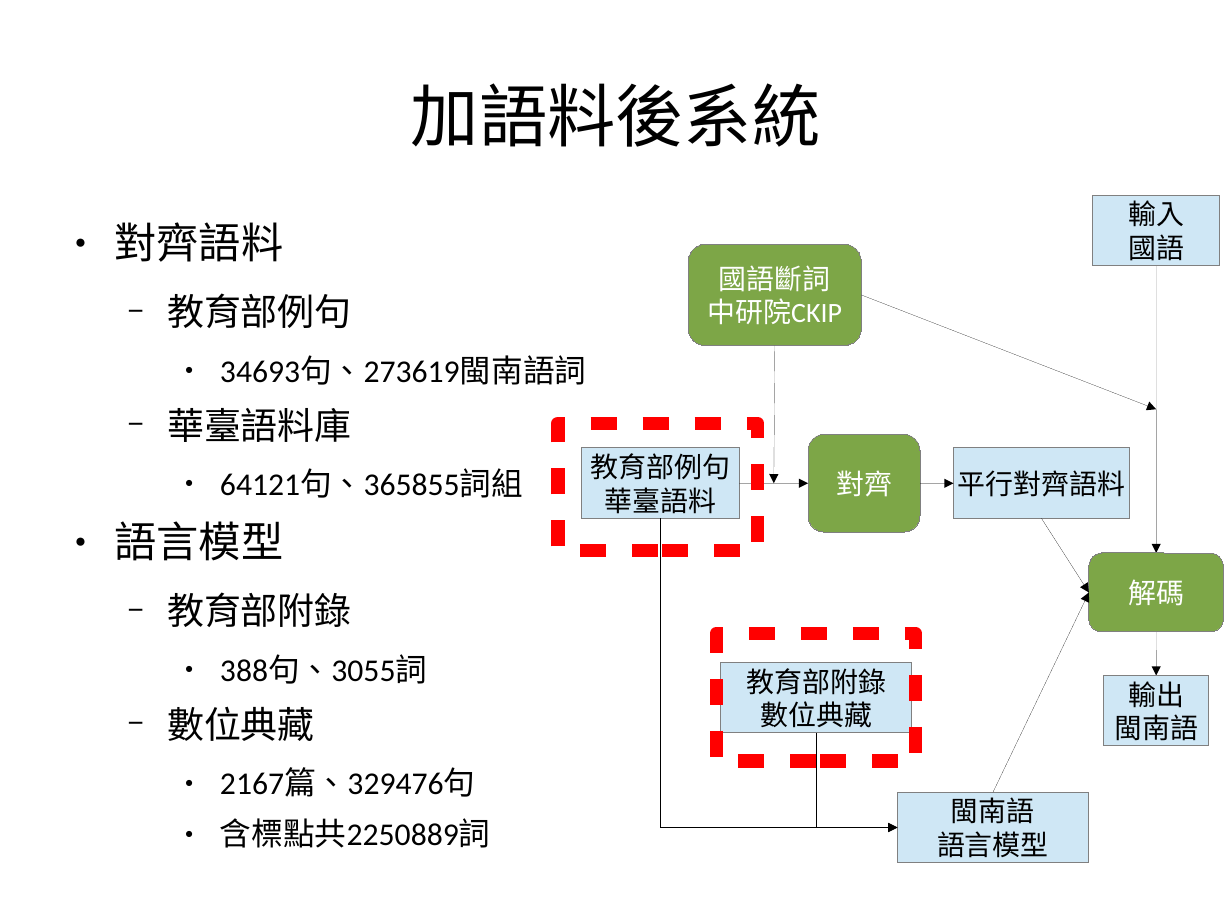
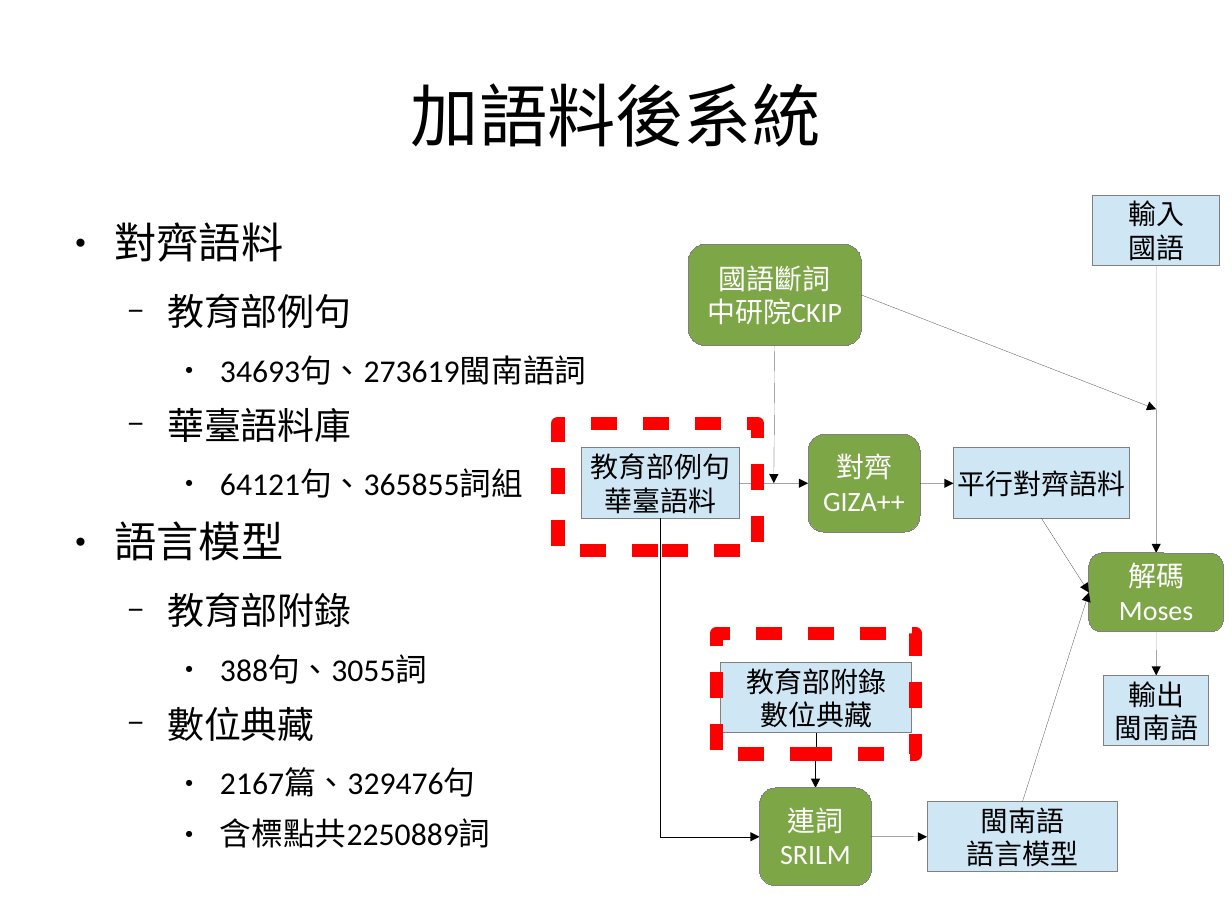
Before and after one commit to sih4sing5hong5/po3-ko3_tau5-iann2-phinn3, a slide deck: slide 17 of 翻譯報告.odp. Drawn at 1232x924 pixels with LibreOffice and Linux fonts; fonts in the diff are those of the drawing. Boxes give left, top, right and bottom in pixels: in the first picture for what was removed or moved away, otherwise in the second. Text is boxed around its words. In the diff, an @@ line names an element or a change of style, - is before the commit and + after.

```diff
--- a/翻譯報告.odp
+++ b/翻譯報告.odp
@@ text in rounded rectangle at <box>823,493,905,511</box>: paragraph added @@
+GIZA++
@@ elbow arrow moved from (661, 519) - (898, 827) to (661, 519) - (760, 837) @@
@@ arrow moved from (994, 793) - (1089, 593) to (1023, 802) - (1089, 593) @@
@@ text in rounded rectangle at <box>1119,602,1193,620</box>: paragraph added @@
+Moses
@@ rectangle: place and size @@
-rectangle at <box>717,634,917,761</box>
+rectangle at <box>717,634,917,755</box>
@@ elbow arrow moved from (817, 733) - (898, 827) to (817, 733) - (816, 788) @@
@@ rounded rectangle added at <box>760,788,872,887</box>, fill #7DA647, outline #808080 0 pt, 18 pt, text #FFFFFF @@
+連詞
+SRILM
@@ rectangle "閩南語": place and size @@
-rectangle "閩南語" at <box>898,793,1089,863</box>
+rectangle "閩南語" at <box>928,802,1119,872</box>
@@ arrow added from (872, 837) to (928, 837), #000000 0 pt @@
```
Also in this commit, not shown: 11 other slides changed.
